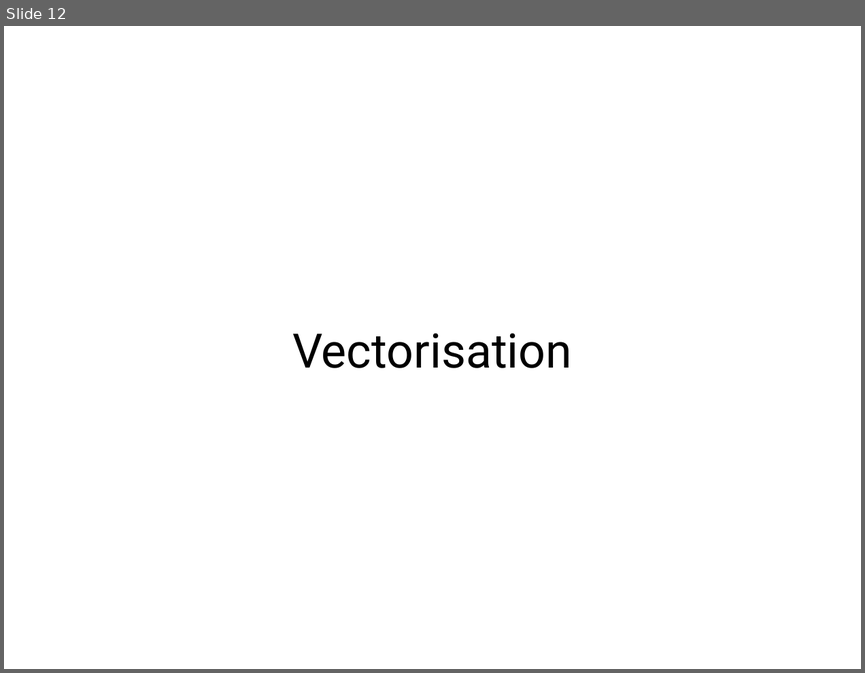
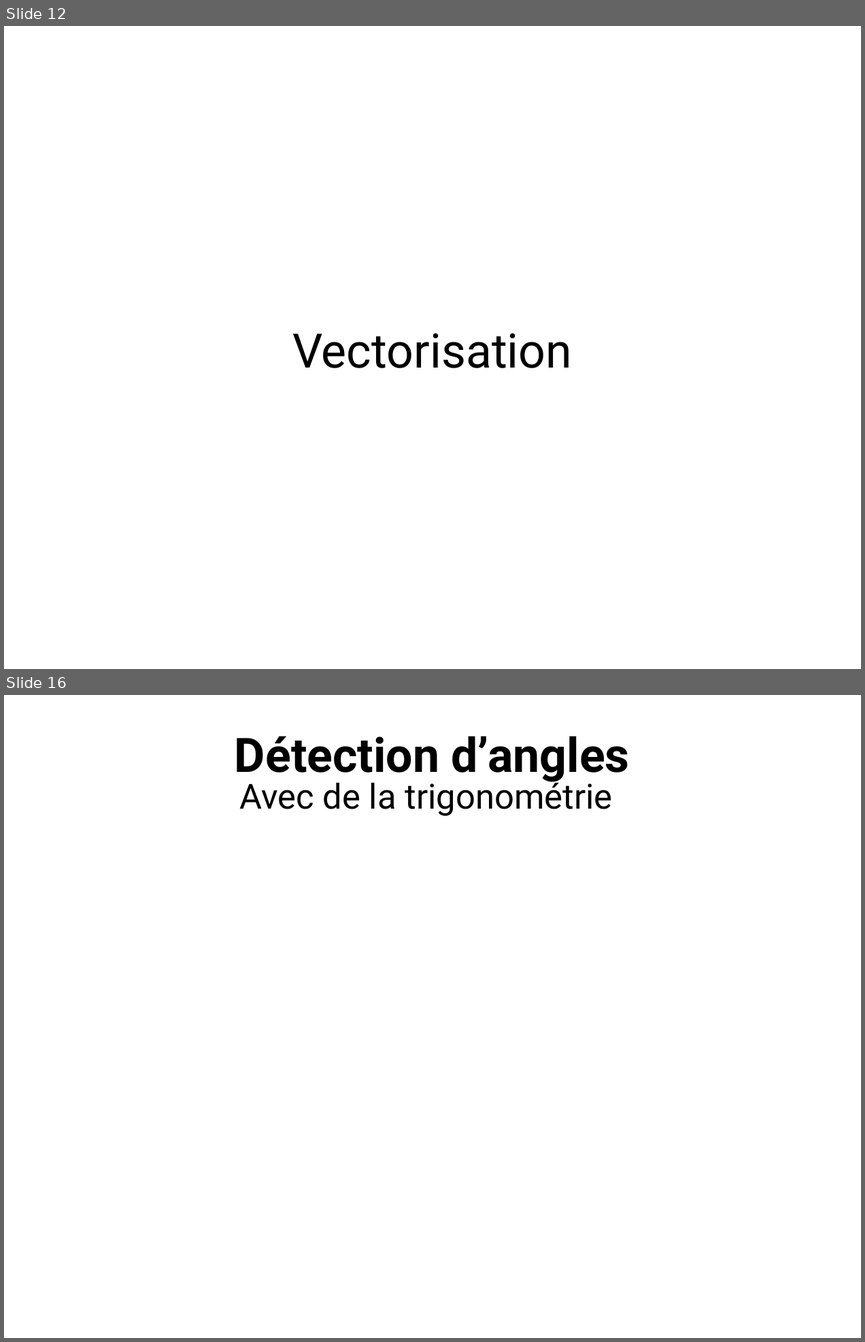
Before and after one commit to ewen-lbh/bone-fracture-detection, a slide deck: slides/mpsi/slides.odp. Shown one above the other, each under a label of ours: slide 12 before the commit, slides 12 and 16 after it; the slides between them are not shown. The pictures are 865x673 and 865x1342 pixels, drawn with LibreOffice and Linux fonts; fonts in the diff are those of the drawing. Boxes give left, top, right and bottom in pixels: in the first picture for what was removed or moved away, otherwise in the second. Text is boxed around its words. In the diff, an @@ line names an element or a change of style, - is before the commit and + after.

Commit message:
slides: continue
angles (schéma sur tikz), add some missing images, reposition headings

```diff
--- a/slides/mpsi/slides.odp
+++ b/slides/mpsi/slides.odp
@@ slide 16 added at [4, 695, 861, 1338], background #FFFFFF @@
@@ title added at [235, 736, 630, 782], 44 pt, text #000000, bold @@
+Détection d’angles
@@ text added at [240, 777, 613, 816], 32 pt, text #000000 @@
+Avec de la trigonométrie
```
Also in this commit, not shown: 4 slides changed, 4 other slides added, 2 slides removed, 2 other files.
